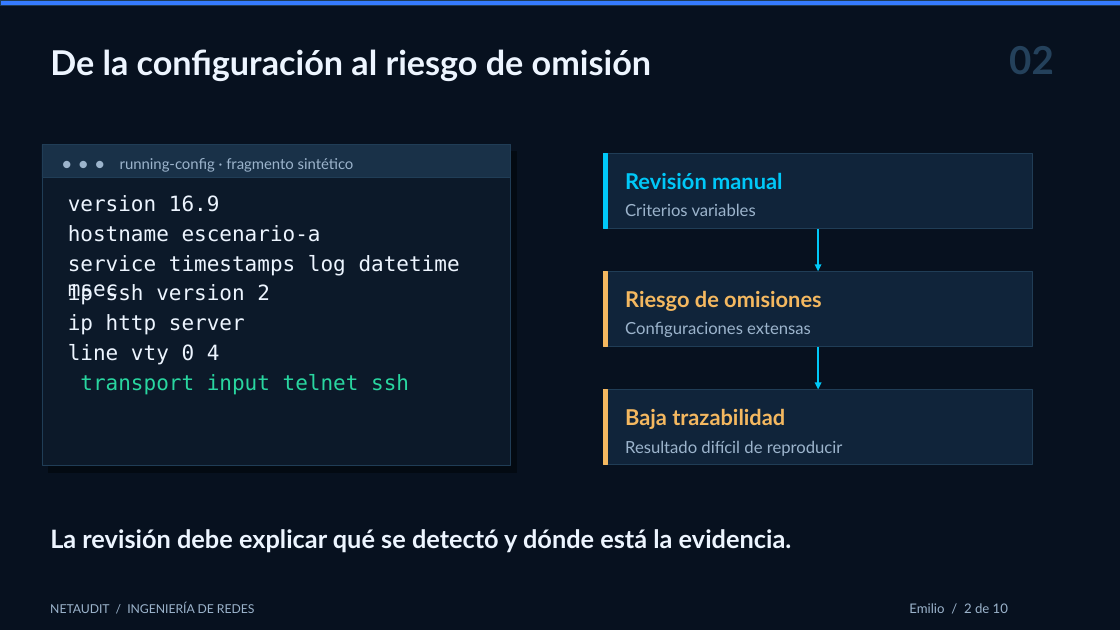
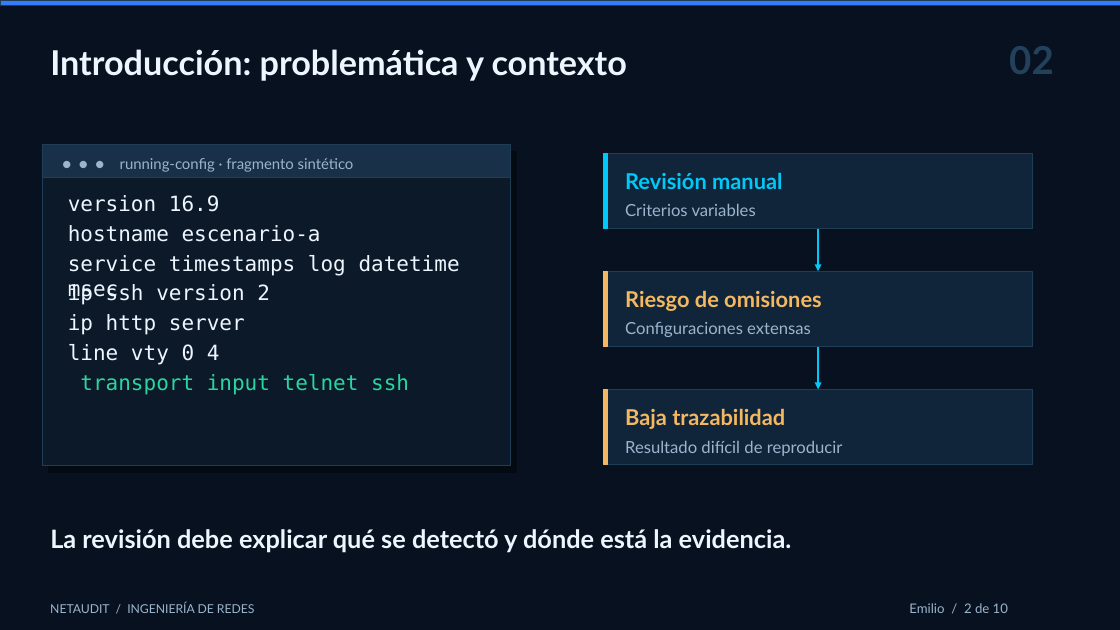
Before and after one commit to thomasdbs21/grupo-1, a slide deck: slide 2 of Entregables-APT/Fase-3/Presentacion/NetAudit_Defensa_Final_Comision_2026.pptx. Drawn at 1120x630 pixels with LibreOffice and Linux fonts; fonts in the diff are those of the drawing. Boxes give left, top, right and bottom in pixels: in the first picture for what was removed or moved away, otherwise in the second. Text is boxed around its words. In the diff, an @@ line names an element or a change of style, - is before the commit and + after.

Commit message:
docs: ajustar introducción y conclusión de la defensa de NetAudit

```diff
--- a/Entregables-APT/Fase-3/Presentacion/NetAudit_Defensa_Final_Comision_2026.pptx
+++ b/Entregables-APT/Fase-3/Presentacion/NetAudit_Defensa_Final_Comision_2026.pptx
@@ text at [50,49,627,81]: text changed @@
-De la configuración al riesgo de omisión
+Introducción: problemática y contexto
```
Also in this commit, not shown: 3 other slides changed, 1 other file.
